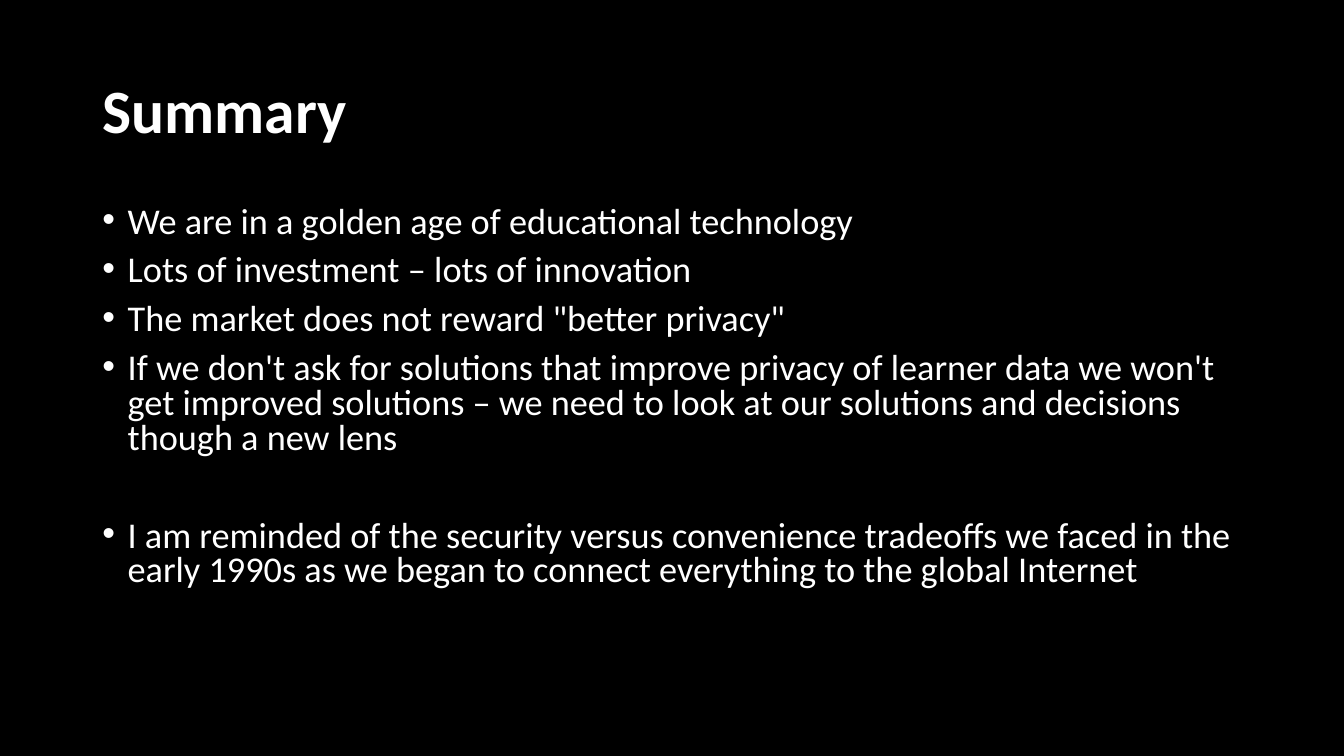
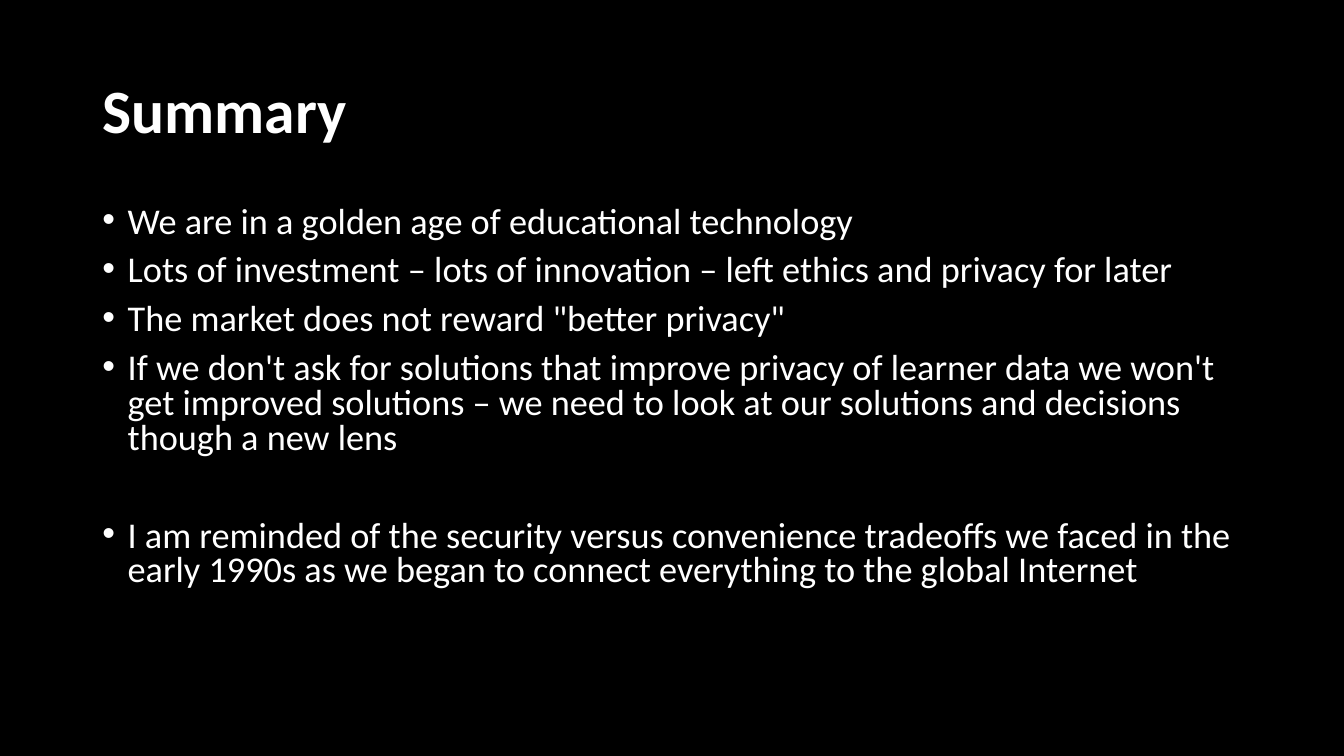
Before and after one commit to LearnerPrivacy/hugo-site, a slide deck: slide 11 of static/lectures/006-ALTEthics.pptx. Drawn at 1344x756 pixels with LibreOffice and Linux fonts; fonts in the diff are those of the drawing; background and template pictures are left out. Boxes give left, top, right and bottom in pixels: in the first picture for what was removed or moved away, otherwise in the second. Text is boxed around its words. In the diff, an @@ line names an element or a change of style, - is before the commit and + after.

```diff
--- a/static/lectures/006-ALTEthics.pptx
+++ b/static/lectures/006-ALTEthics.pptx
@@ text at [128,256,1172,288]: text changed @@
-• Lots of investment – lots of innovation
+• Lots of investment – lots of innovation – left ethics and privacy for later
```
Also in this commit, not shown: 3 other slides changed, 1 slide added, 1 slide removed.
